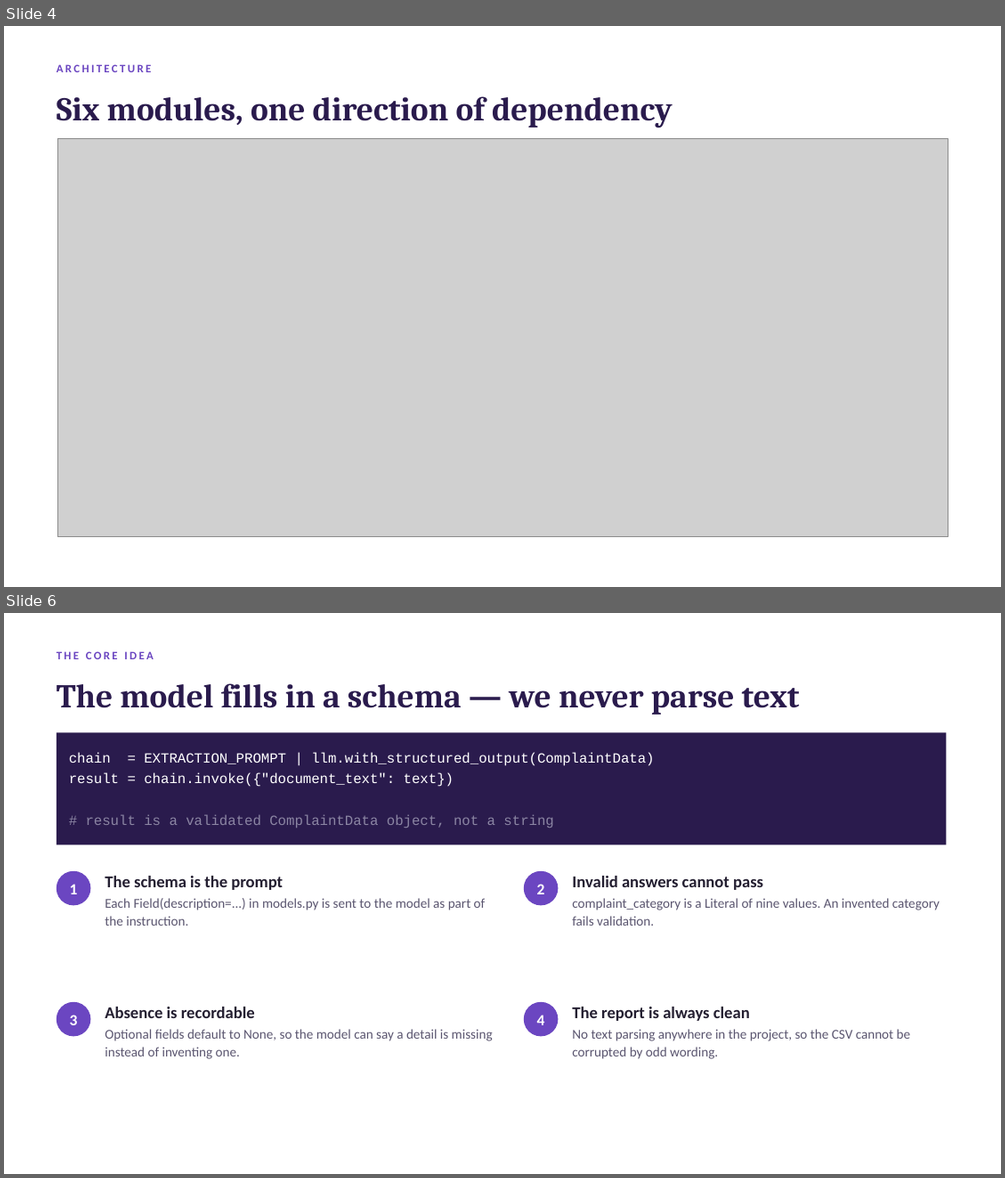
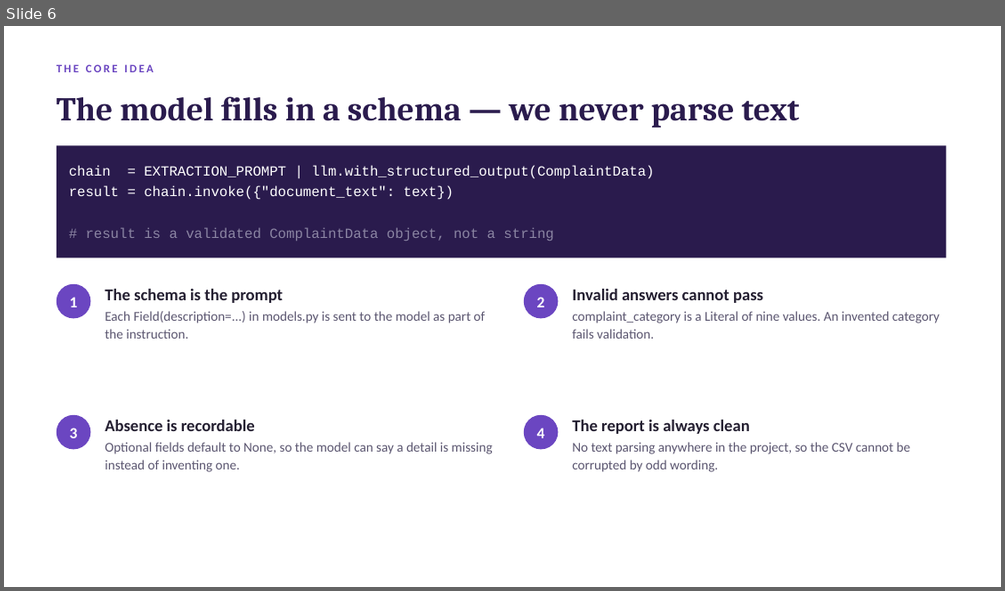
Before and after one commit to ashishjain3284/complaint-processor, a slide deck: docs/Project_Presentation.pptx. Shown one above the other, each under a label of ours: slides 4 and 6 before the commit, slide 6 after it; the slides between them are not shown. The pictures are 1005x1178 and 1005x591 pixels, drawn with LibreOffice and Linux fonts; fonts in the diff are those of the drawing; grey boxes stand for pictures. Boxes give left, top, right and bottom in pixels: in the first picture for what was removed or moved away, otherwise in the second. Text is boxed around its words. In the diff, an @@ line names an element or a change of style, - is before the commit and + after.

```diff
--- a/docs/Project_Presentation.pptx
+++ b/docs/Project_Presentation.pptx
@@ slide 4 removed at [4, 26, 1001, 587], background #FFFFFF @@
@@ text removed at [57, 64, 152, 72] @@
-ARCHITECTURE
@@ text removed at [57, 96, 672, 128] @@
-Six modules, one direction of dependency
@@ picture removed at [57, 138, 947, 537] @@
```
Also in this commit, not shown: 3 slides changed, 1 slide added, 2 other files.
